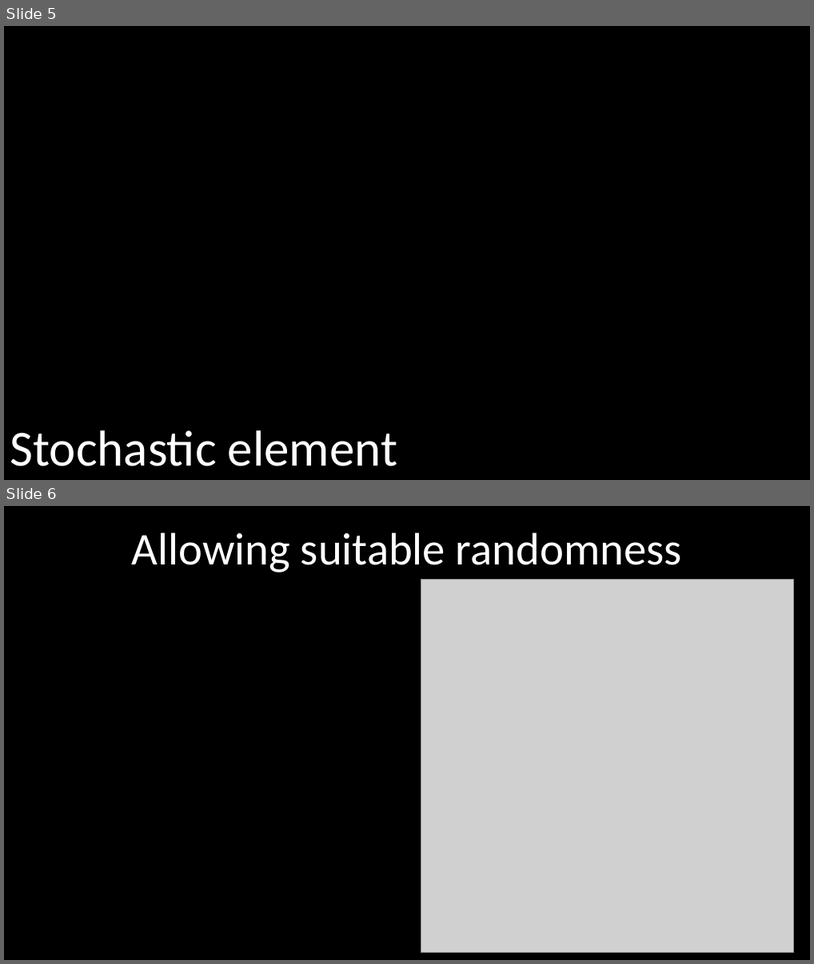
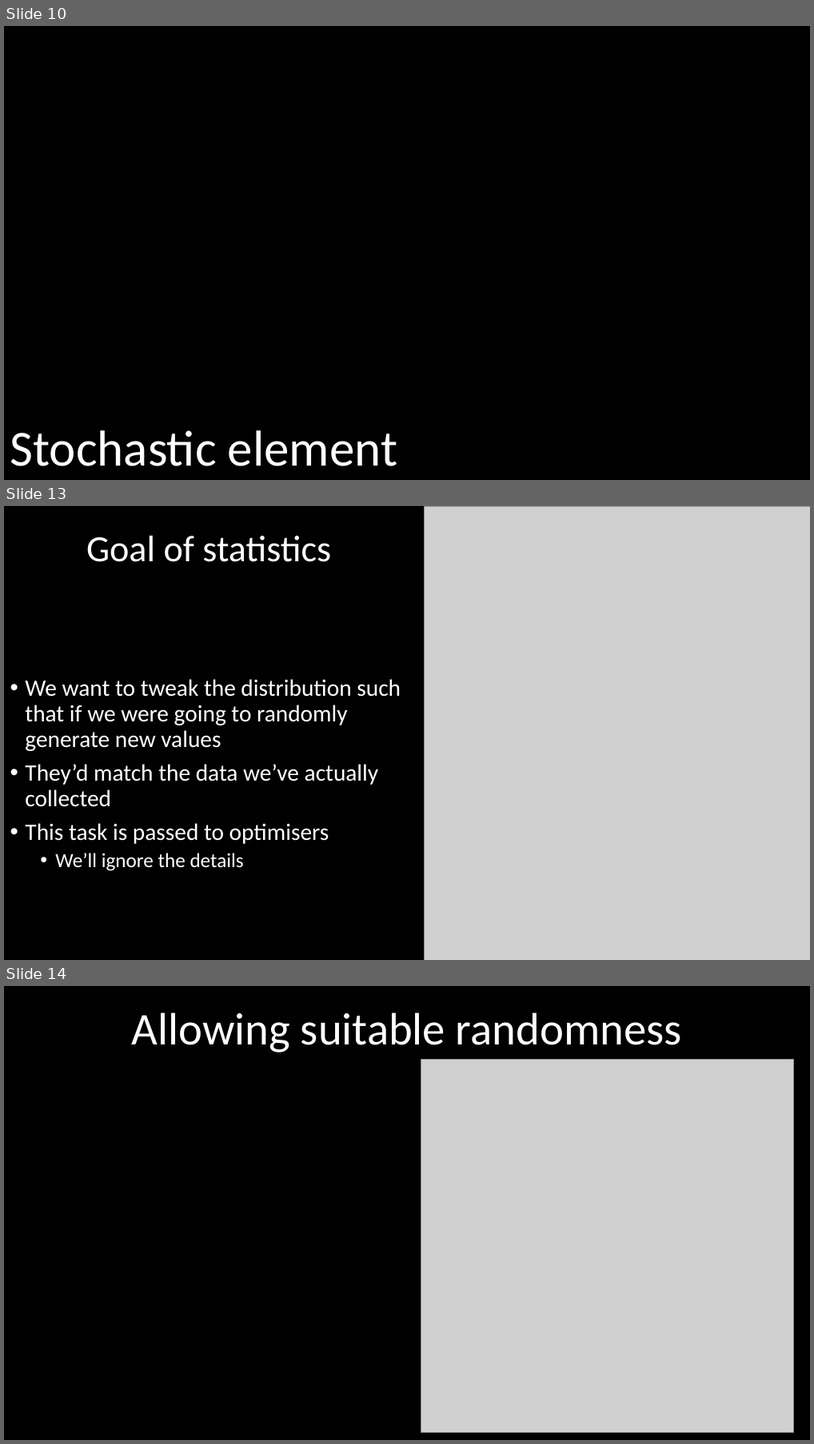
Before and after one commit to DeonRoos/stats-for-biologists, a slide deck: Lecture 2 - lm overview/Slides/Introduction to linear models.pptx. Shown one above the other, each under a label of ours: slides 5 and 6 before the commit, slides 10, 13 and 14 after it; the slides between them are not shown. The pictures are 814x964 and 814x1444 pixels, drawn with LibreOffice and Linux fonts; fonts in the diff are those of the drawing; grey boxes stand for pictures. Boxes give left, top, right and bottom in pixels: in the first picture for what was removed or moved away, otherwise in the second. Text is boxed around its words. In the diff, an @@ line names an element or a change of style, - is before the commit and + after.

```diff
--- a/Lecture 2 - lm overview/Slides/Introduction to linear models.pptx
+++ b/Lecture 2 - lm overview/Slides/Introduction to linear models.pptx
@@ slide 13 added at [4,506,810,960], background #000000 @@
@@ picture added at [425,506,810,960] @@
@@ title added at [86,536,331,562], 44 pt, text #FFFFFF @@
+Goal of statistics
@@ text added at [25,679,401,871], 28 pt, text #FFFFFF @@
+• We want to tweak the distribution such that if we were going to randomly generate new values
+• They’d match the data we’ve actually collected
+• This task is passed to optimisers
+  • We’ll ignore the details
@@ what was slide 5 is now slide 10 @@
@@ what was slide 6 is now slide 14 @@
```
Also in this commit, not shown: 3 slides changed, 11 other slides added, 5 slides removed, 12 other files.
